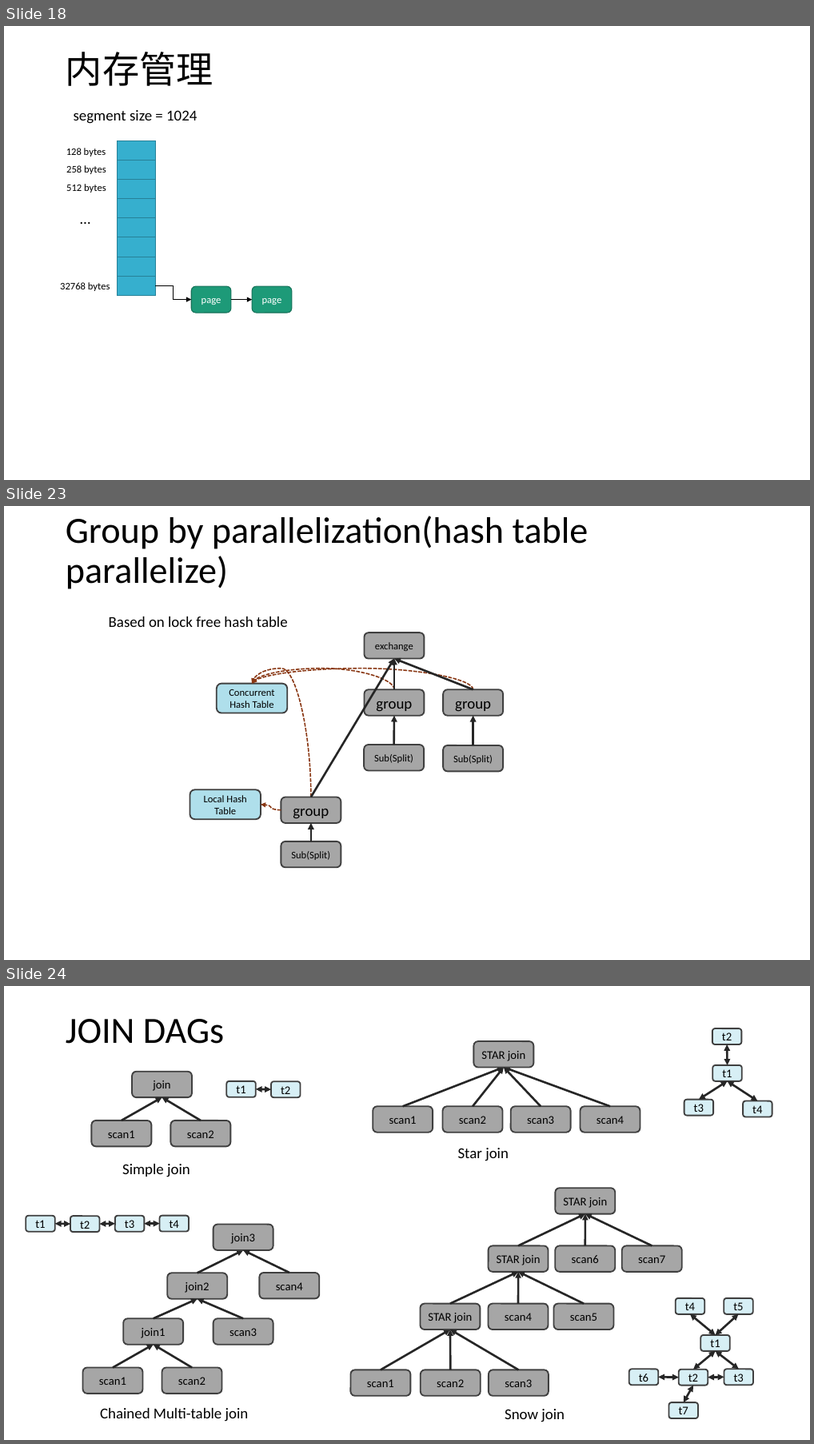
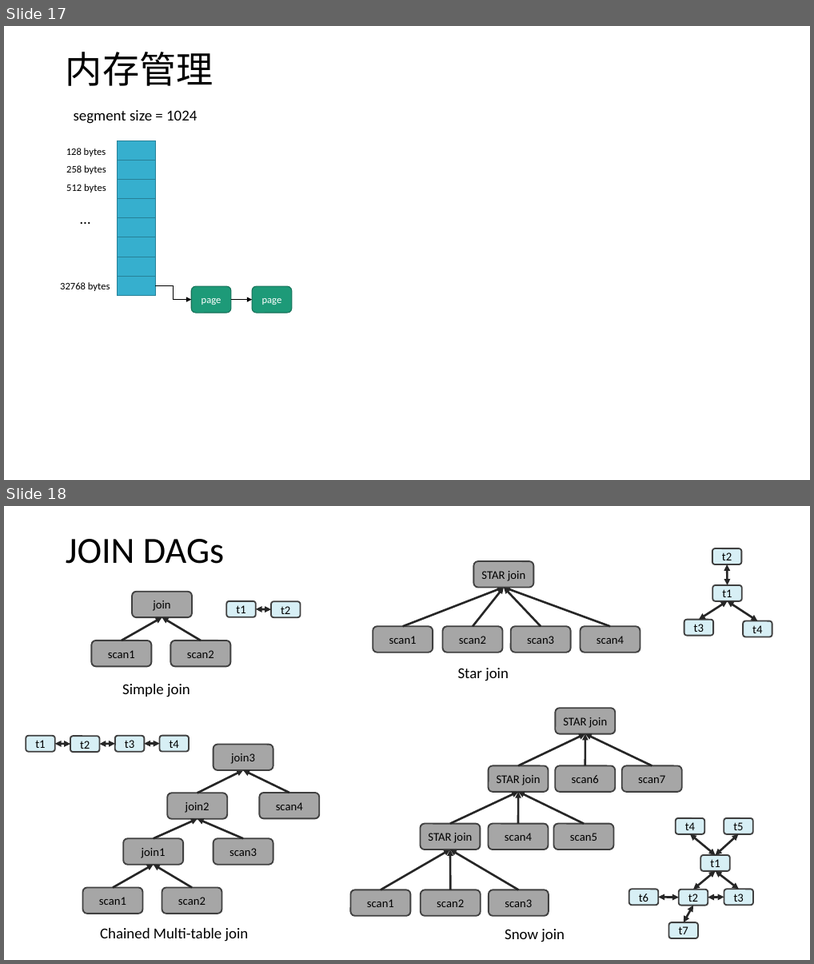
Before and after one commit to scott-zgeng/thor, a slide deck: doc/thor architecture.pptx. Shown one above the other, each under a label of ours: slides 18, 23 and 24 before the commit, slides 17 and 18 after it; the slides between them are not shown. The pictures are 814x1444 and 814x964 pixels, drawn with LibreOffice and Linux fonts; fonts in the diff are those of the drawing. Boxes give left, top, right and bottom in pixels: in the first picture for what was removed or moved away, otherwise in the second. Text is boxed around its words. In the diff, an @@ line names an element or a change of style, - is before the commit and + after.

```diff
--- a/doc/thor architecture.pptx
+++ b/doc/thor architecture.pptx
@@ slide 23 removed at box(4, 506, 810, 960), background #FFFFFF @@
@@ title removed at box(66, 516, 589, 589) @@
-Group by parallelization(hash table parallelize)
@@ text removed at box(109, 616, 288, 627) @@
-Based on lock free hash table
@@ rounded rectangle removed at box(365, 632, 425, 659) @@
-exchange
@@ curved arrow removed from (311, 797) to (252, 684) @@
@@ curved arrow removed from (394, 689) to (252, 684) @@
@@ curved arrow removed from (474, 689) to (252, 684) @@
@@ arrow removed from (311, 797) to (394, 659) @@
@@ arrow removed from (394, 689) to (394, 659) @@
@@ arrow removed from (474, 689) to (394, 659) @@
@@ rounded rectangle removed at box(217, 684, 288, 713) @@
-Concurrent Hash Table
@@ rounded rectangle removed at box(365, 689, 425, 716) @@
-group
@@ rounded rectangle removed at box(443, 689, 503, 716) @@
-group
@@ arrow removed from (394, 744) to (394, 716) @@
@@ arrow removed from (474, 745) to (474, 716) @@
@@ rounded rectangle removed at box(364, 744, 424, 770) @@
-Sub(Split)
@@ rounded rectangle removed at box(443, 745, 503, 771) @@
-Sub(Split)
@@ rounded rectangle removed at box(190, 790, 261, 820) @@
-Local Hash Table
@@ curved arrow removed from (281, 810) to (261, 804) @@
@@ rounded rectangle removed at box(281, 797, 341, 823) @@
-group
@@ rounded rectangle removed at box(281, 841, 341, 867) @@
-Sub(Split)
@@ arrow removed from (311, 841) to (311, 823) @@
@@ what was slide 18 is now slide 17 @@
@@ what was slide 24 is now slide 18 @@
```
Also in this commit, not shown: 10 slides changed, 3 slides added, 5 other slides removed, 1 other file.
